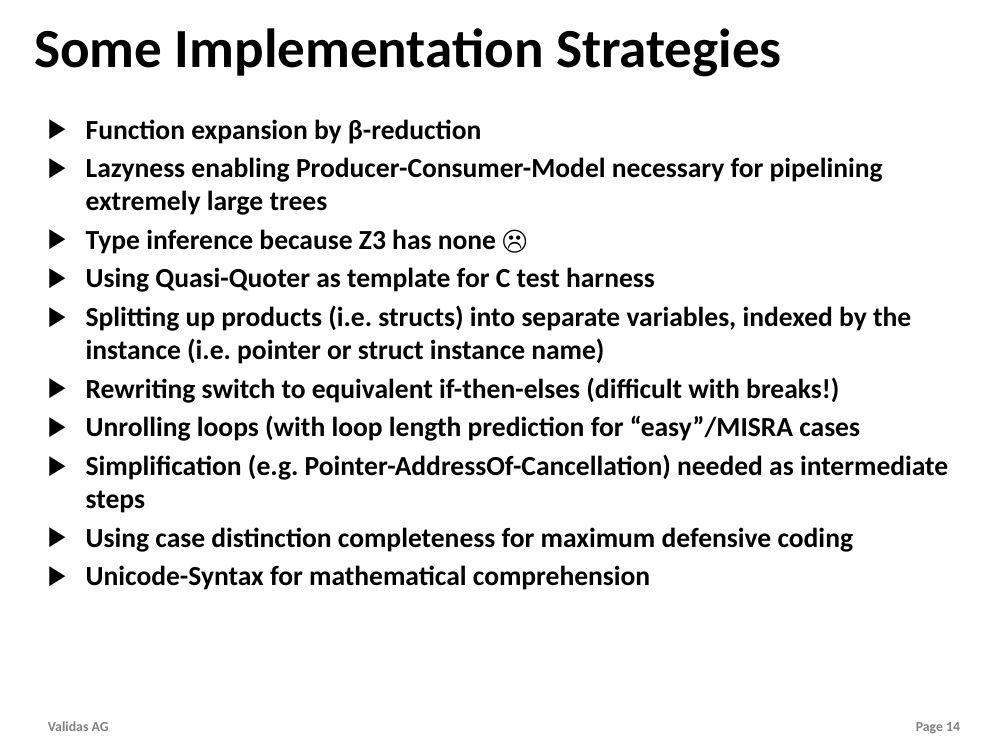
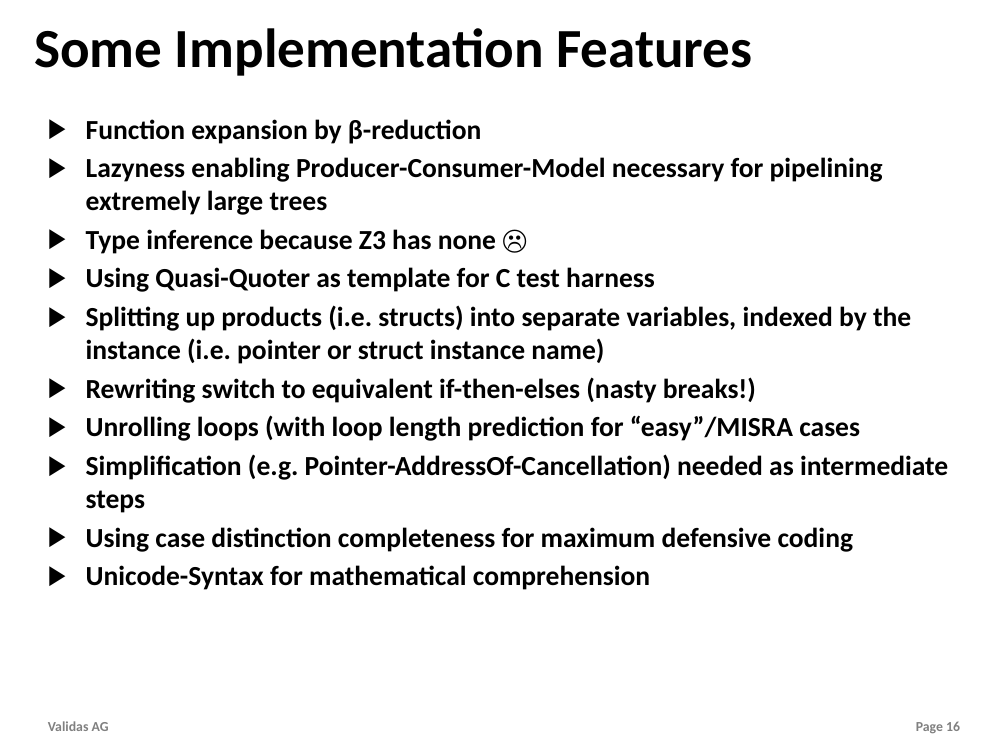
Before and after one commit to theoremprover/tvg, a slide deck: slide 16 of Vortraege/TestVectorGenerator.pptx (slide 14 before the commit). Drawn at 1008x756 pixels with LibreOffice and Linux fonts; fonts in the diff are those of the drawing; background and template pictures are left out. Boxes give left, top, right and bottom in pixels: in the first picture for what was removed or moved away, otherwise in the second. Text is boxed around its words. In the diff, an @@ line names an element or a change of style, - is before the commit and + after.

```diff
--- a/Vortraege/TestVectorGenerator.pptx
+++ b/Vortraege/TestVectorGenerator.pptx
@@ title at bbox=[34, 28, 752, 76]: text changed @@
-Some Implementation Strategies
+Some Implementation Features
@@ text at bbox=[86, 377, 756, 403]: text changed @@
-▶ Rewriting switch to equivalent if-then-elses (difficult with breaks!)
+▶ Rewriting switch to equivalent if-then-elses (nasty breaks!)
@@ page number at bbox=[916, 721, 960, 733]: text changed @@
-Page 14
+Page 16
```
Also in this commit, not shown: 5 other slides changed, 2 slides added, 1 other file.
